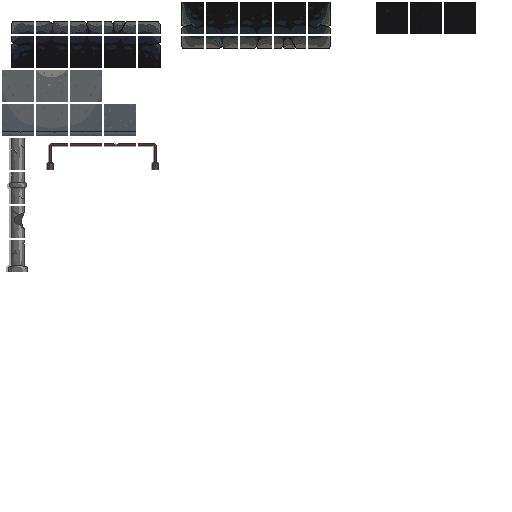
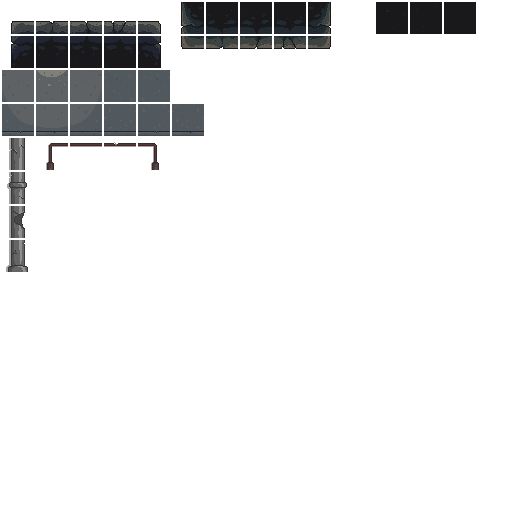
Before/after of a w=512, h=512 layered artwork. What changed in the layer stack:
painted on "Capa 1" over box(104, 70, 204, 136)
